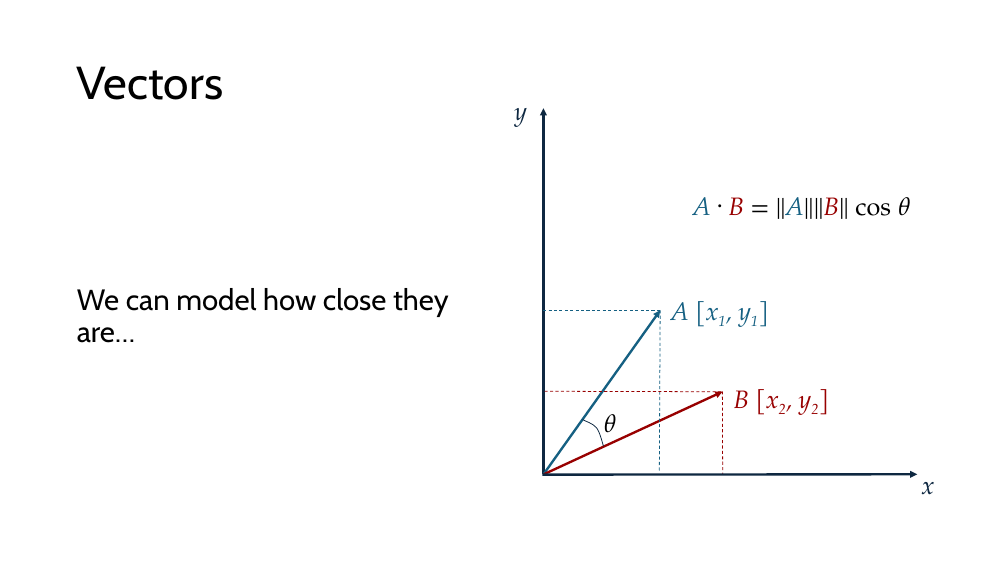
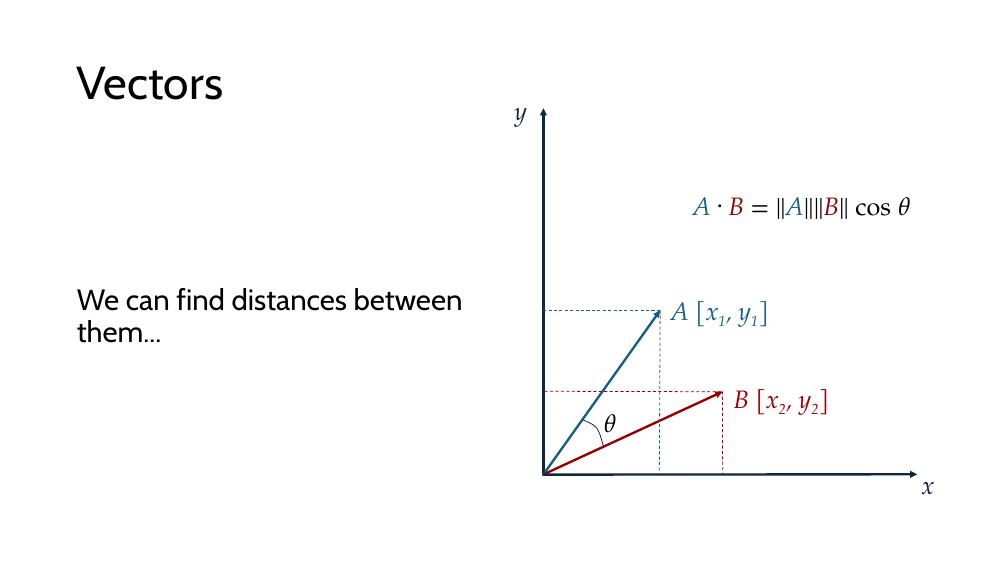
Before and after one commit to acceleratescience/large-language-models, a slide deck: slide 6 of slides/4-embeddings.pptx (slide 7 before the commit). Drawn at 1008x567 pixels with LibreOffice and Linux fonts; fonts in the diff are those of the drawing. Boxes give left, top, right and bottom in pixels: in the first picture for what was removed or moved away, otherwise in the second. Text is boxed around its words. In the diff, an @@ line names an element or a change of style, - is before the commit and + after.

```diff
--- a/slides/4-embeddings.pptx
+++ b/slides/4-embeddings.pptx
@@ text at (77, 288, 463, 343): text changed @@
-We can model how close they are…
+We can find distances between them...
```
Also in this commit, not shown: 5 other slides changed, 1 slide added, 1 slide removed, 23 other files.
